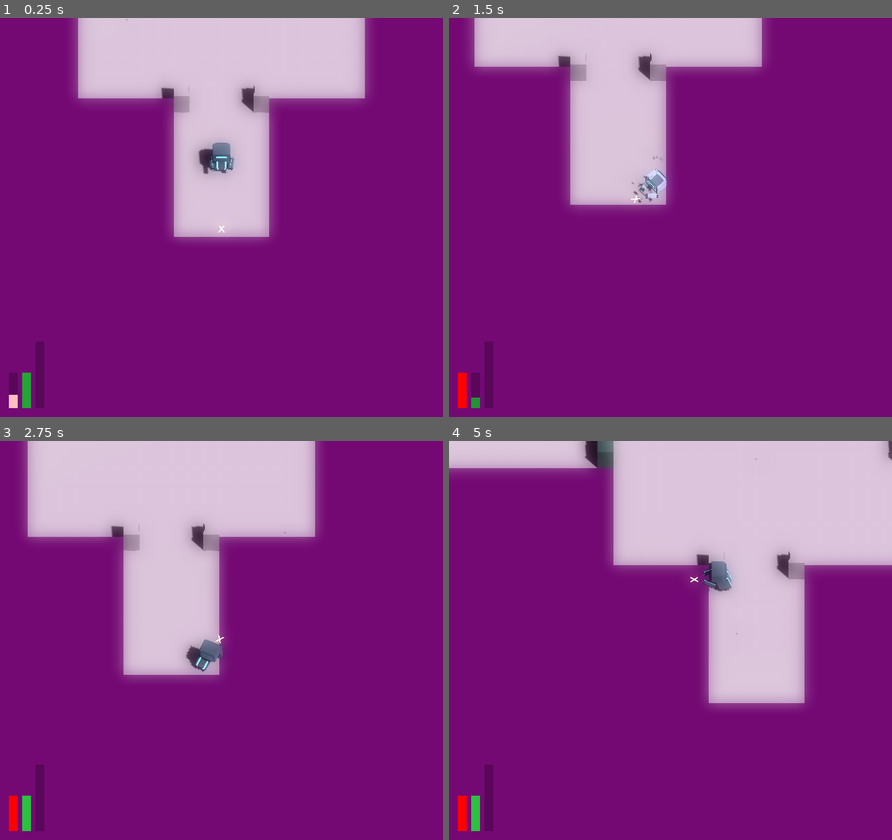
Above: before the commit, frames 1-4 (two rows, left to right).
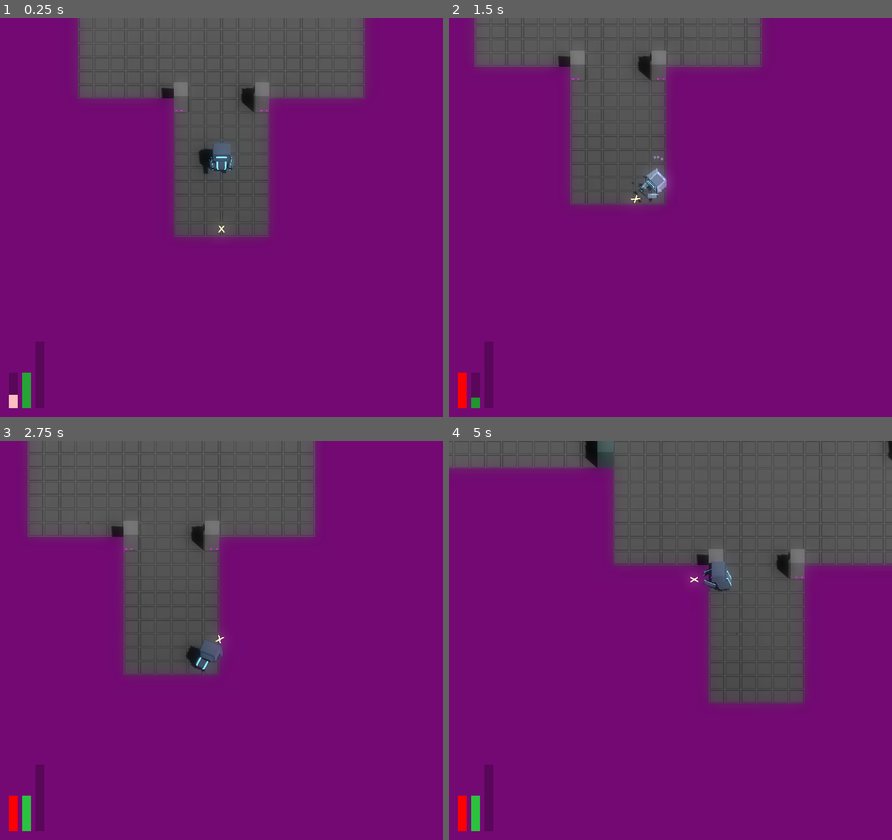
Above: after the commit, the same moments.

Repository: JackEvans24/bullet-absorb
Game: Godot game, scene res://scenes/main.tscn
Same seed, same stepped clock (60 frames per second), same inputs: the game is played once before the commit and once after it.
Inputs (mouse positions are in pixels of both pictures, inside the frame that each line leads up to):
- Up to frame 1 (0.25 s): no input
- Up to frame 2 (1.5 s): move the mouse to (767, 197) at 0.52 s; hold D (move_right) 0.53-1.28 s; hold Ctrl (absorb) 0.53-1.28 s; move the mouse to (581, 237) at 1.27 s; hold S (move_back) from 1.28 s (still down); tap Space (dash) at 1.35 s
- Up to frame 3 (2.75 s): move the mouse to (265, 552) at 2.02 s; release S (move_back) at 2.03 s; press the mouse at (265, 552) at 2.03 s; hold D (move_right) from 2.03 s (still down)
- Up to frame 4 (5 s): move the mouse to (648, 720) at 2.77 s; release D (move_right) at 2.78 s; release the mouse at (648, 720) at 2.78 s; hold W (move_forward) 2.78-3.53 s; tap Ctrl (absorb) at 2.85 s; move the mouse to (803, 700) at 3.52 s; hold A (move_left) from 3.53 s (still down); tap Space (dash) at 3.6 s; move the mouse to (537, 580) at 4.27 s; click (537, 580) at 4.35 s

The runs differ from the first frame. In frame 1, 21% of the frame differs, in the area x 17-83%, y 0-56%; in frame 2, 16%; in frame 3, 24%; in frame 4, 30%, in the area x 0-100%, y 0-67%.

Commit message:
chore: remove old ground

Diff:
--- a/scenes/main.tscn
+++ b/scenes/main.tscn
@@ -1,9 +1,8 @@
-[gd_scene load_steps=23 format=3 uid="uid://ccgpc6v5lruew"]
+[gd_scene load_steps=20 format=3 uid="uid://ccgpc6v5lruew"]
 
 [ext_resource type="PackedScene" uid="uid://c3tj0pdcum4wd" path="res://prefabs/player/player.tscn" id="1_e5x1h"]
 [ext_resource type="Script" path="res://scripts/main.gd" id="1_rtjol"]
 [ext_resource type="PackedScene" uid="uid://bhxrs6pph350t" path="res://scenes/hud.tscn" id="2_bqahq"]
-[ext_resource type="Texture2D" uid="uid://b5lppbtmrhid0" path="res://textures/texture_07.png" id="2_jtr86"]
 [ext_resource type="Resource" uid="uid://da0sxh7vg3wxe" path="res://data/camera/doors_changed_screen_shake.tres" id="2_v7lto"]
 [ext_resource type="Resource" uid="uid://cbvf42uftrfll" path="res://data/camera/fire_screen_shake.tres" id="3_ange6"]
 [ext_resource type="Script" path="res://scripts/mechanics/rooms/room_controller.gd" id="3_yfuie"]
@@ -18,17 +17,6 @@
 [ext_resource type="PackedScene" uid="uid://c1mqri24a2jrw" path="res://prefabs/room/burster_room_01.tscn" id="10_7eh75"]
 [ext_resource type="PackedScene" uid="uid://dgtr6vndvupwl" path="res://prefabs/room/burster_room_02.tscn" id="11_ob6mw"]
 [ext_resource type="Script" path="res://scripts/save/save_game.gd" id="18_k1gw7"]
-
-[sub_resource type="StandardMaterial3D" id="StandardMaterial3D_r1hrq"]
-albedo_texture = ExtResource("2_jtr86")
-metallic = 1.0
-emission = Color(1, 1, 1, 1)
-emission_operator = 1
-uv1_scale = Vector3(20, 20, 20)
-
-[sub_resource type="PlaneMesh" id="PlaneMesh_id486"]
-material = SubResource("StandardMaterial3D_r1hrq")
-size = Vector2(100, 100)
 
 [sub_resource type="Environment" id="Environment_v60oa"]
 background_mode = 1
@@ -53,12 +41,6 @@
 absorb_screen_shake_profile = ExtResource("4_ta7c2")
 
 [node name="World" type="Node" parent="."]
-
-[node name="Ground" type="MeshInstance3D" parent="World"]
-transform = Transform3D(1, 0, 0, 0, 1, 0, 0, 0, 1, 0, 0, -11)
-visible = false
-mesh = SubResource("PlaneMesh_id486")
-skeleton = NodePath("")
 
 [node name="WorldEnvironment" type="WorldEnvironment" parent="World"]
 environment = SubResource("Environment_v60oa")
